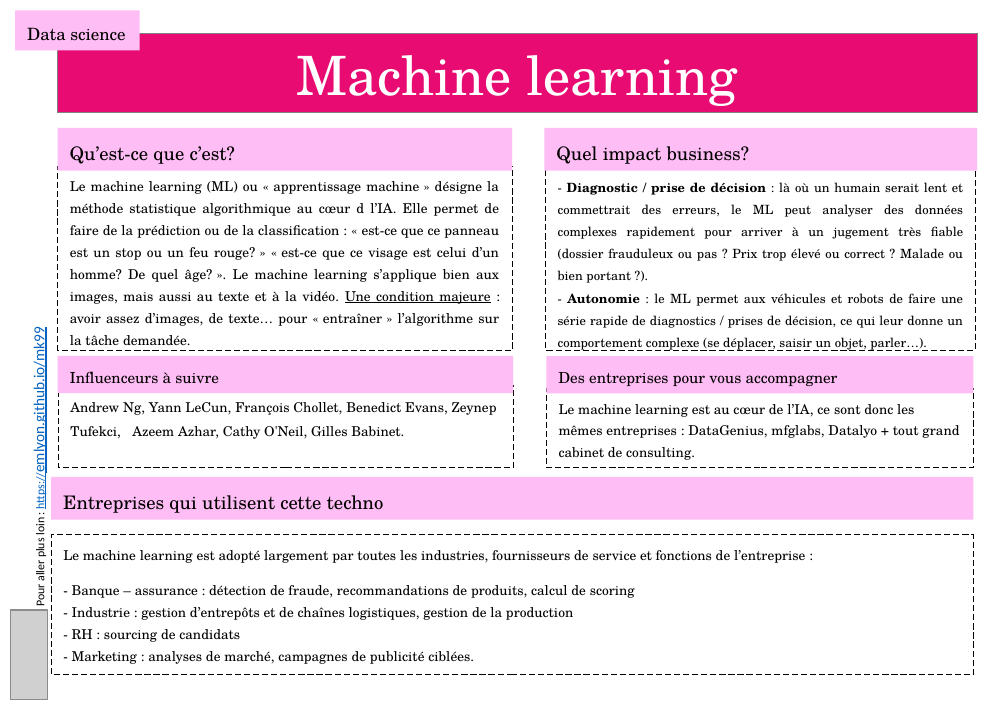
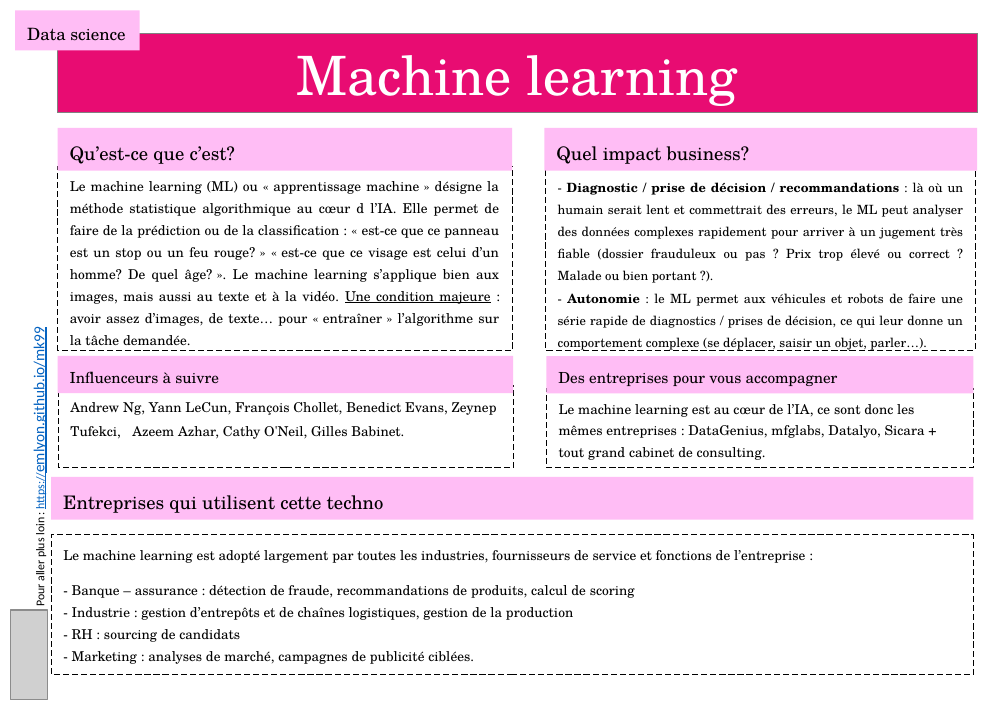
Before and after one commit to emlyon/chaire-implid, a slide deck: slide 8 of docs/content/cards.pptx. Drawn at 1008x718 pixels with LibreOffice and Linux fonts; fonts in the diff are those of the drawing; grey boxes stand for pictures. Boxes give left, top, right and bottom in pixels: in the first picture for what was removed or moved away, otherwise in the second. Text is boxed around its words. In the diff, an @@ line names an element or a change of style, - is before the commit and + after.

```diff
--- a/docs/content/cards.pptx
+++ b/docs/content/cards.pptx
@@ subtitle at bbox=[558, 182, 964, 283]: text changed @@
-- Diagnostic / prise de décision : là où un humain serait lent et commettrait des erreurs, le ML peut analyser des données complexes rapidement pour arriver à un jugement très fiable (dossier frauduleux ou pas ? Prix trop élevé ou correct ? Malade ou bien portant ?).
+- Diagnostic / prise de décision / recommandations : là où un humain serait lent et commettrait des erreurs, le ML peut analyser des données complexes rapidement pour arriver à un jugement très fiable (dossier frauduleux ou pas ? Prix trop élevé ou correct ? Malade ou bien portant ?).
@@ text in rectangle at bbox=[559, 404, 925, 460]: text changed @@
-Le machine learning est au cœur de l’IA, ce sont donc les mêmes entreprises : DataGenius, mfglabs, Datalyo + tout grand cabinet de consulting.
+Le machine learning est au cœur de l’IA, ce sont donc les mêmes entreprises : DataGenius, mfglabs, Datalyo, Sicara + tout grand cabinet de consulting.
```
Also in this commit, not shown: 6 other slides changed, 28 other files.
